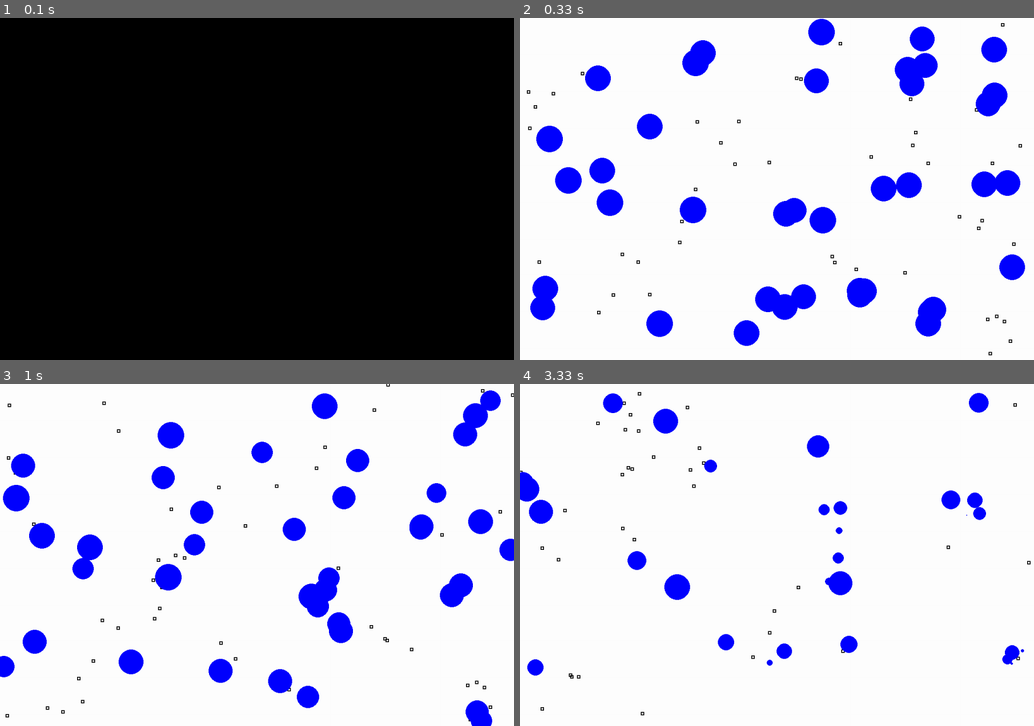
Above: before the commit, frames 1-4 (two rows, left to right).
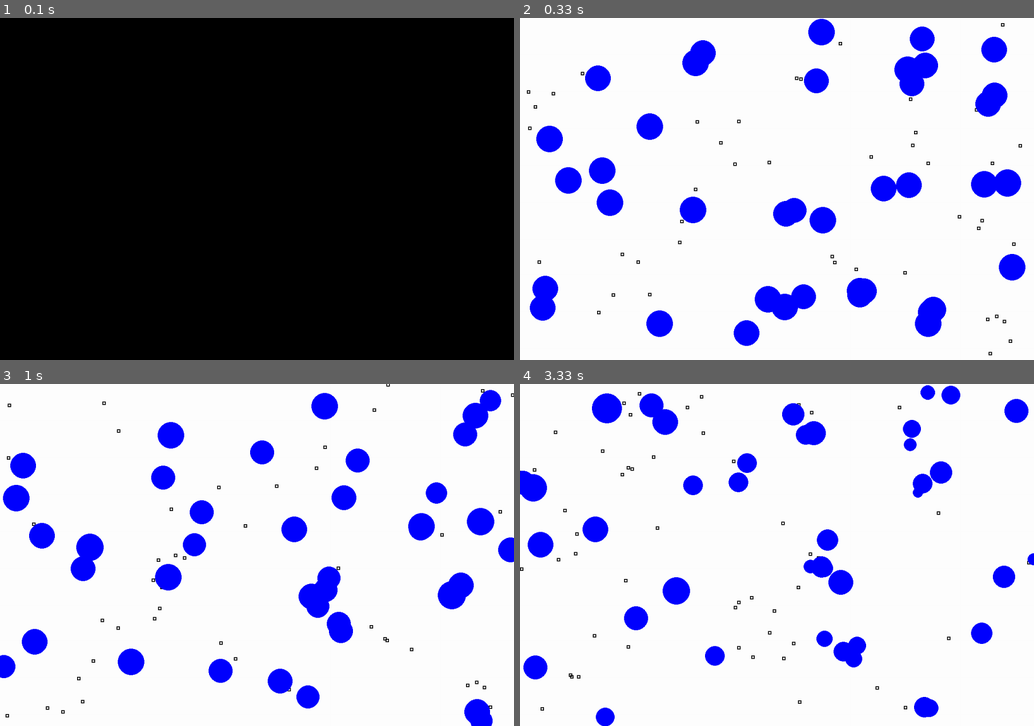
Above: after the commit, the same moments.

Repository: logularjason/gol
Game: pygame game, started from gol.py
The game is run twice, just before and just after one commit, with the same random seed, the same clock (stepped at 60 frames per second) and the same inputs.
Inputs:
- Up to frame 1 (0.1 s): no input
- Up to frame 2 (0.33 s): no input
- Up to frame 3 (1 s): no input
- Up to frame 4 (3.33 s): no input

Frame 1 is identical in both runs. In frame 2, 0.4% of the frame differs, in the area x 1-99%, y 10-94%; in frame 3, 1.5%; in frame 4, 8.3%, in the area x 0-100%, y 0-100%.

Commit message:
Finish replicate

Diff:
--- a/creature.py
+++ b/creature.py
@@ -1,7 +1,6 @@
 import random
 import math
 import pygame as pg
-startEnergy=1000
 
 # A class to model the traits of a creature
 class DNA:
@@ -117,14 +116,10 @@
             if didMove is False:
                 self.creatures.remove(creature)
 
-
-    def replicate(threshold, energy):
-        for creature in CreatureList:
-            if (energy >= threshold):
-                creature.energy = startEnergy
-                CreatureList.append(creature)
-
-
-
-        # loop over all creatures, if theyre energy is above threshold, then create new creature and put it in the list
-        # i will need to figure out how to create a new creature with the right energy and DNA and fix parent energy
+    def replicate(self, threshold, energySplittingFactor):
+        for creature in self.creatures:
+            if (creature.energy.energy >= threshold):
+                splitEnergy = creature.energy.energy * energySplittingFactor
+                creature.energy.energy = splitEnergy
+                offspring = Creature(self.screen, self.width, self.height, splitEnergy)
+                self.creatures.append(offspring)
--- a/gol.py
+++ b/gol.py
@@ -9,10 +9,10 @@
 CREATURE_COUNT=40
 FRAMES_PER_SECOND=10 # how fast to run the main loop
 CREATURE_STARTING_ENERGY=1000
-FOOD_ENERGY=25
+FOOD_ENERGY=75
 FOOD_CREATURE_FACTOR=1.5 # number of food = number of creatures * FOOD_CREATURE_FACTOR
 REPLICATION_HEALTH_THRESHOLD = CREATURE_STARTING_ENERGY * 2
-startEnergy=1000
+ENERGY_SPLITTING_FACTOR=0.5
 
 
 # ==========================================
@@ -58,7 +58,7 @@
 
         # Laura TBD: add a replicate method to CreatureList and uncomment the line below to call it
         # The logic should create another creature with new DNA that is the same as the parent
-        # creatureList.replicate(CREATURE_REPLICATION_THRESHOLD)
+        creatureList.replicate(REPLICATION_HEALTH_THRESHOLD, ENERGY_SPLITTING_FACTOR)
 
 
         # Tell pygame to swap its double-buffer (this paints the new frame)
